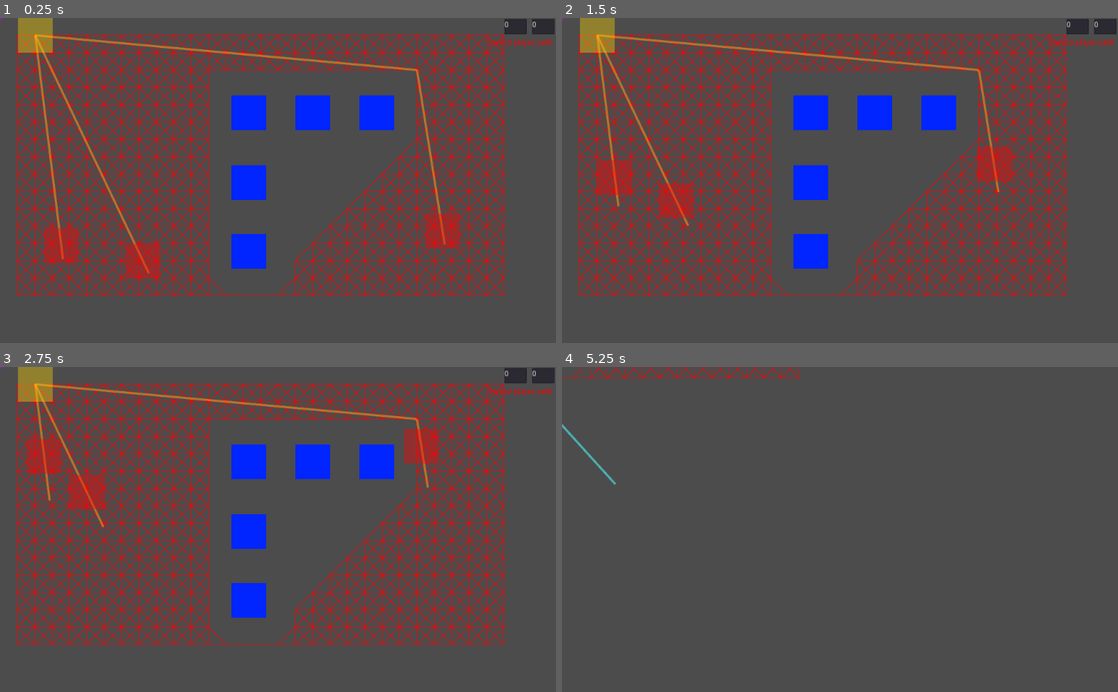
Above: before the commit, frames 1-4 (two rows, left to right).
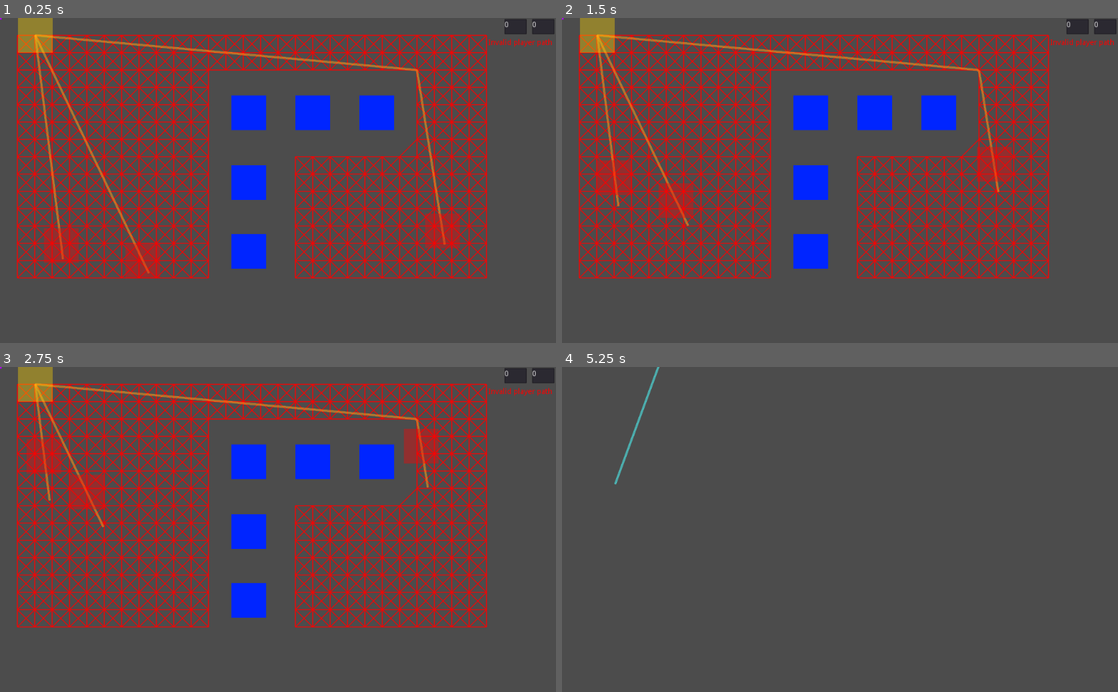
Above: after the commit, the same moments.

Repository: lgerrets/proto-godot-path
Game: Godot game, scene res://scenes/Lobby.tscn
Same seed, same stepped clock (60 frames per second), same inputs: the game is played once before the commit and once after it.
Inputs (mouse positions are in pixels of both pictures, inside the frame that each line leads up to):
- Up to frame 1 (0.25 s): no input
- Up to frame 2 (1.5 s): click (840, 180) at 0.5 s; click (840, 180) at 1.25 s
- Up to frame 3 (2.75 s): click (278, 529) at 2 s
- Up to frame 4 (5.25 s): move the mouse to (962, 513) at 2.77 s; hold Down (camera_down) 2.78-3.53 s; move the mouse to (728, 545) at 3.52 s; tap Left (camera_left) at 3.6 s; tap Enter at 4.25 s; move the mouse to (895, 458) at 4.27 s; hold Right (camera_right) 4.28-5.03 s; move the mouse to (812, 594) at 5.02 s; tap Up (camera_up) at 5.1 s

The runs differ from the first frame. In frame 1, 11% of the frame differs, in the area x 3-91%, y 5-86%; in frame 2, 11%; in frame 3, 11%; in frame 4, 0.8%.

Commit message:
[fix] Astar graph construction. Now propagate the connected component from a node

Diff:
--- a/scenes/Level.gd
+++ b/scenes/Level.gd
@@ -4,6 +4,8 @@
 onready var example_enemy = $Enemies/Enemy
 
 var a_star : AStar2D
+var a_star_max_point_id = 1
+
 const GRID_RES = 32
 const CAM_SPEED = 12
 
@@ -20,56 +22,11 @@
 
 	a_star = AStar2D.new()
 	var prev_line_idxes = null
-	var grid_y = $Layout/Start.position.y
-	while grid_y < $Layout/End.position.y:
-		var grid_x = $Layout/Start.position.x
-		var curr_line_idxes = []
-		var grid_x_idx = 0
-		while grid_x < $Layout/End.position.x:
-			var point_idx = a_star.get_available_point_id()
-			var weight_scale = 1 # must be >= 1 ; we could use this param to simulate speed buff/debuff AoE
-			var pos = Vector2(grid_x, grid_y)
-			var other_point_idx
-			var connects_to_principal_component = false
-			a_star.add_point(point_idx, pos, weight_scale)
-			# does connect to left ?
-			if (len(curr_line_idxes) > 0) and not does_circle_collide_during_motion(pos, Vector2(- GRID_RES, 0), max_radius):
-				other_point_idx = curr_line_idxes[-1]
-				if other_point_idx != null:
-					a_star.connect_points(point_idx, other_point_idx)
-					grid_segments.append([point_idx, other_point_idx])
-					connects_to_principal_component = true
-			if (prev_line_idxes != null):
-				# does connect to top ?
-				if not does_circle_collide_during_motion(pos, Vector2(0, - GRID_RES), max_radius):
-					other_point_idx = prev_line_idxes[grid_x_idx]
-					if other_point_idx != null:
-						a_star.connect_points(point_idx, other_point_idx)
-						grid_segments.append([point_idx, other_point_idx])
-						connects_to_principal_component = true
-				# does connect to top-left ?
-				if (len(curr_line_idxes) > 0) and not does_circle_collide_during_motion(pos, Vector2(- GRID_RES, - GRID_RES), max_radius):
-					other_point_idx = prev_line_idxes[grid_x_idx-1]
-					if other_point_idx != null:
-						a_star.connect_points(point_idx, other_point_idx)
-						grid_segments.append([point_idx, other_point_idx])
-						connects_to_principal_component = true
-				# does connect to top-right ?
-				if (len(curr_line_idxes) < len(prev_line_idxes) - 1) and not does_circle_collide_during_motion(pos, Vector2(GRID_RES, - GRID_RES), max_radius):
-					other_point_idx = prev_line_idxes[grid_x_idx+1]
-					if other_point_idx != null:
-						a_star.connect_points(point_idx, other_point_idx)
-						grid_segments.append([point_idx, other_point_idx])
-						connects_to_principal_component = true
-			if connects_to_principal_component or ((grid_x == $Layout/Start.position.x) and (grid_y == $Layout/Start.position.y)):
-				curr_line_idxes.append(point_idx)
-			else:
-				a_star.remove_point(point_idx)
-				curr_line_idxes.append(null)
-			grid_x_idx += 1
-			grid_x += GRID_RES
-		prev_line_idxes = curr_line_idxes
-		grid_y += GRID_RES
+	var n_points = Vector2(
+		int($Layout/End.position.x - $Layout/Start.position.x) / GRID_RES,
+		int($Layout/End.position.y - $Layout/Start.position.y) / GRID_RES
+	)
+	build_astar($Layout/Start.global_position, n_points, max_radius)
 
 	# spawn enemies
 
@@ -80,6 +37,60 @@
 
 	if not Global.DEBUG:
 		$DebugUI.hide()
+
+class AstarNode:
+	var point_idx : int # index for AStar
+	var grid_pos : Vector2 # coordinates in the grid (eg column x row y)
+	var point : Vector2 # classic 2D coordinates, as in global_position
+
+	static func point_if_in_bounds(grid_pos : Vector2, start : Vector2, n_points : Vector2):
+		var valid = true
+		valid = valid and (grid_pos.x < n_points.x)
+		valid = valid and (grid_pos.y < n_points.y)
+		valid = valid and (grid_pos.x >= 0)
+		valid = valid and (grid_pos.y >= 0)
+
+		var ret
+		if not valid:
+			ret = null
+		else:
+			ret = AstarNode.new()
+			ret.grid_pos = grid_pos
+			ret.point = start + GRID_RES * grid_pos
+			ret.point_idx = grid_pos.x + grid_pos.y * n_points.x
+		return ret
+
+func build_astar(start : Vector2, n_points : Vector2, max_radius : float):
+	var start_point_idx = a_star_max_point_id
+	assert(a_star_max_point_id >= a_star.get_available_point_id()) # we should assert that it's above any point id
+	var curr_node = AstarNode.point_if_in_bounds(Vector2(0,0), start, n_points)
+	assert(curr_node != null)
+	a_star.add_point(curr_node.point_idx, curr_node.point, 1.0)
+	var closed_list = {}
+	var open_list = {curr_node.point_idx : curr_node}
+	var neigh
+	while len(open_list) > 0:
+		var curr_node_idx = open_list.keys()[0]
+		curr_node = open_list[curr_node_idx]
+		for delta in [
+			Vector2(-1,-1), Vector2(0,-1), Vector2(1,-1),
+			Vector2(-1,0), Vector2(1,0),
+			Vector2(-1,1), Vector2(0,1), Vector2(1,1),
+		]:
+			if not does_circle_collide_during_motion(curr_node.point, delta * GRID_RES, max_radius):
+				neigh = AstarNode.point_if_in_bounds(curr_node.grid_pos + delta, start, n_points)
+				if (neigh != null):
+					if not (neigh.point_idx in closed_list) and not (neigh.point_idx in open_list):
+						open_list[neigh.point_idx] = neigh
+						a_star.add_point(neigh.point_idx, neigh.point, 1.0)
+					if curr_node.point_idx == 0:
+						pass
+					a_star.connect_points(curr_node.point_idx, neigh.point_idx)
+					grid_segments.append([curr_node.point_idx, neigh.point_idx])
+		open_list.erase(curr_node_idx)
+		closed_list[curr_node_idx] = curr_node
+	a_star_max_point_id += n_points.x * n_points.y
+
 
 func spawn_enemies():
 	for enemy in $Enemies.get_children():
@@ -223,10 +234,12 @@
 	return path
 
 func _draw():
+	var point_idx
+	var other_point_idx
 	if Global.DEBUG:
 		for grid_segment in grid_segments:
-			var point_idx = grid_segment[0]
-			var other_point_idx = grid_segment[1]
+			point_idx = grid_segment[0]
+			other_point_idx = grid_segment[1]
 			draw_line(a_star.get_point_position(point_idx), a_star.get_point_position(other_point_idx), Color.red, 1, true)
 		draw_polyline($Player/Path2D.curve.get_baked_points(), Color(0.3,1,1,0.5), 3, true)
 		for enemy in $Enemies.get_children():
